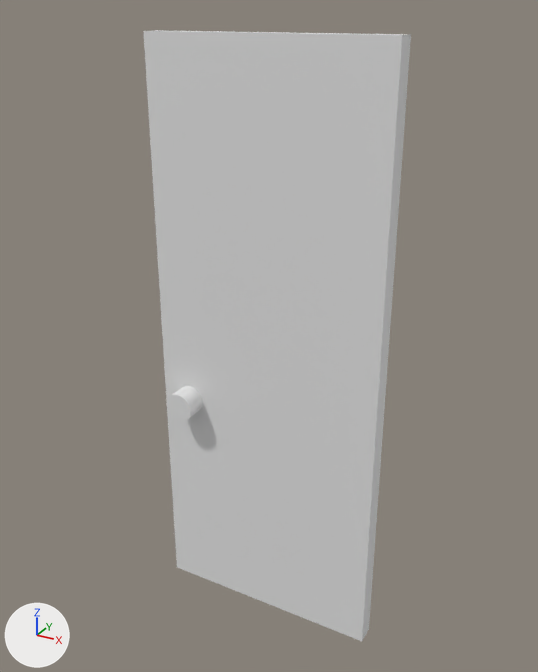
Renders of the FBX model Assets/Meshes/PROPS/SM_ToiletDoor_01.fbx from each side of a commit.
Camera for both pictures: a camera (50 mm lens) standing at (0.505, -1.456, 1.848) and looking at (-0.314, 0.032, 1.104). Every picture has the same lights, and +X, +Y and +Z are marked at lower left. Where no turn or scale is listed for an object, it has been applied to the vertices.
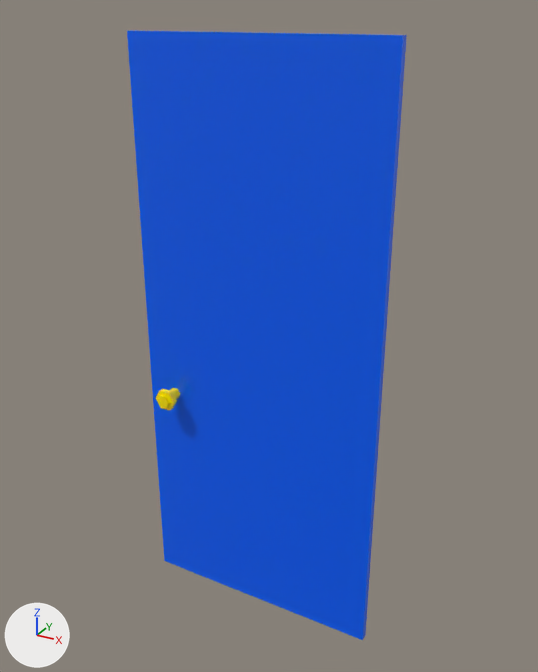
The change, as a list of edits to the scene's bpy script:
```text
Add mat_material__2:
    mat_material__2 = principled_material('Material #2')
    mat_material__2.base_color = (0.0, 0.12, 1.0)  # blue #0061ff
    mat_material__2.roughness = 0.0
Add mat_material__14:
    mat_material__14 = principled_material('Material #14')
    mat_material__14.base_color = (1.0, 0.8, 0.0)  # yellow #ffe700
    mat_material__14.roughness = 0.0
Change me_mesh:
    used by ob_box024; location = (0.0, 0.0, 0.0)
    verts and faces of me_mesh; kept vertices keep their numbers, new ones are numbered from 8
    before: 0 (-0.6, -0.02, 0.3) at pixel (176, 567), 2 (-0.6, 0.03, 0.3), 3 (0.0, 0.03, 0.3) at pixel (368, 628), 4 (-0.6, -0.02, 1.8) at pixel (143, 31), 6 (-0.6, 0.03, 1.8) at pixel (157, 30)
    before: 7 (0.0, 0.03, 1.8) at pixel (411, 34)
    remove me_mesh.from_pydata(...)  # 8 vertices, 12 faces; spans x -0.6..0.0, y -0.02..0.03, z 0.3..1.8
    add me_mesh.from_pydata(...)  # 80 vertices, 140 faces; spans x -0.65..0.0, y -0.08..0.06, z 0.3..1.8
    me_mesh part 1: a new loose piece of 36 vertices spanning x -0.6..-0.54, y -0.08..-0.02, z 0.88..0.93, in mat_material__14 (yellow #ffe700)
    me_mesh part 2
    add verts[0] = (-0.65, -0.02, 0.3)  # moved, pixel (164, 560)
    add verts[4] = (-0.65, -0.02, 1.8)  # moved, pixel (126, 30)
    add verts[2] = (-0.65, 0.0, 0.3)  # moved
    add verts[6] = (-0.65, 0.0, 1.8)  # moved, pixel (132, 30)
    add verts[3] = (0.0, 0.0, 0.3)  # moved, pixel (365, 635)
    add verts[7] = (0.0, 0.0, 1.8)  # moved, pixel (406, 35)
    add me_mesh.materials.append(mat_material__14)  # yellow #ffe700
    add me_mesh.materials.append(mat_material__2)  # blue #0061ff
Remove ob_cylinder030:
    ob_cylinder030 = bpy.data.objects.new('Cylinder030', me_mesh_001)
    ob_cylinder030.location = (0.0, 0.0, 0.0)
```

Boxes [x1, y1, x2, y2] around the edits, measured in the pictures (538 x 672 px; the box of a moved part takes in the faces that stretch with it):
'Box024', reshaped: before [143, 30, 411, 641]; after [127, 30, 407, 640]
'Cylinder030', deleted: before [166, 386, 202, 421]
part 1 of me_mesh, added: after [156, 388, 180, 411]
part 2 of me_mesh, moved or reshaped: before [143, 30, 411, 641]; after [127, 30, 407, 640]
